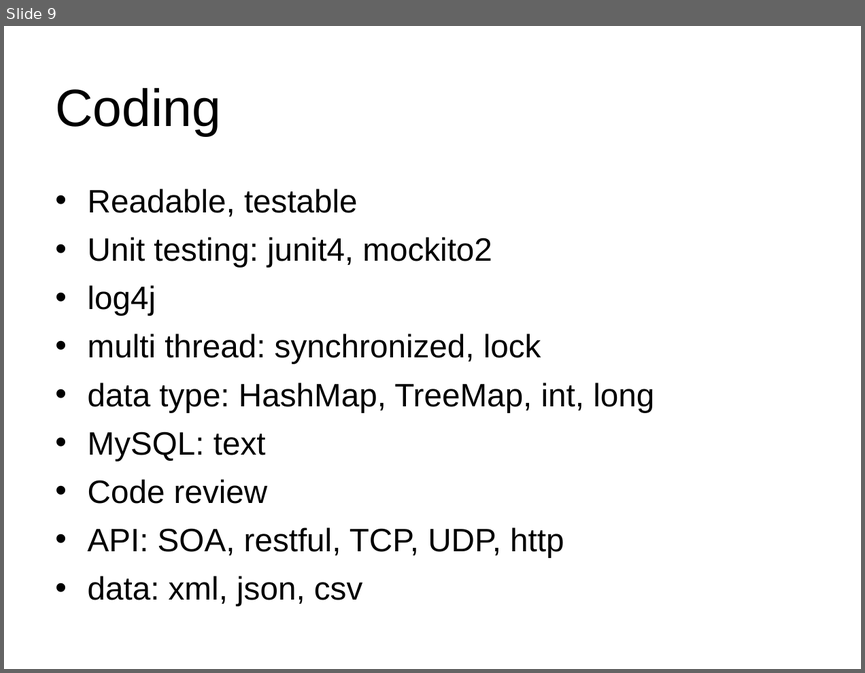
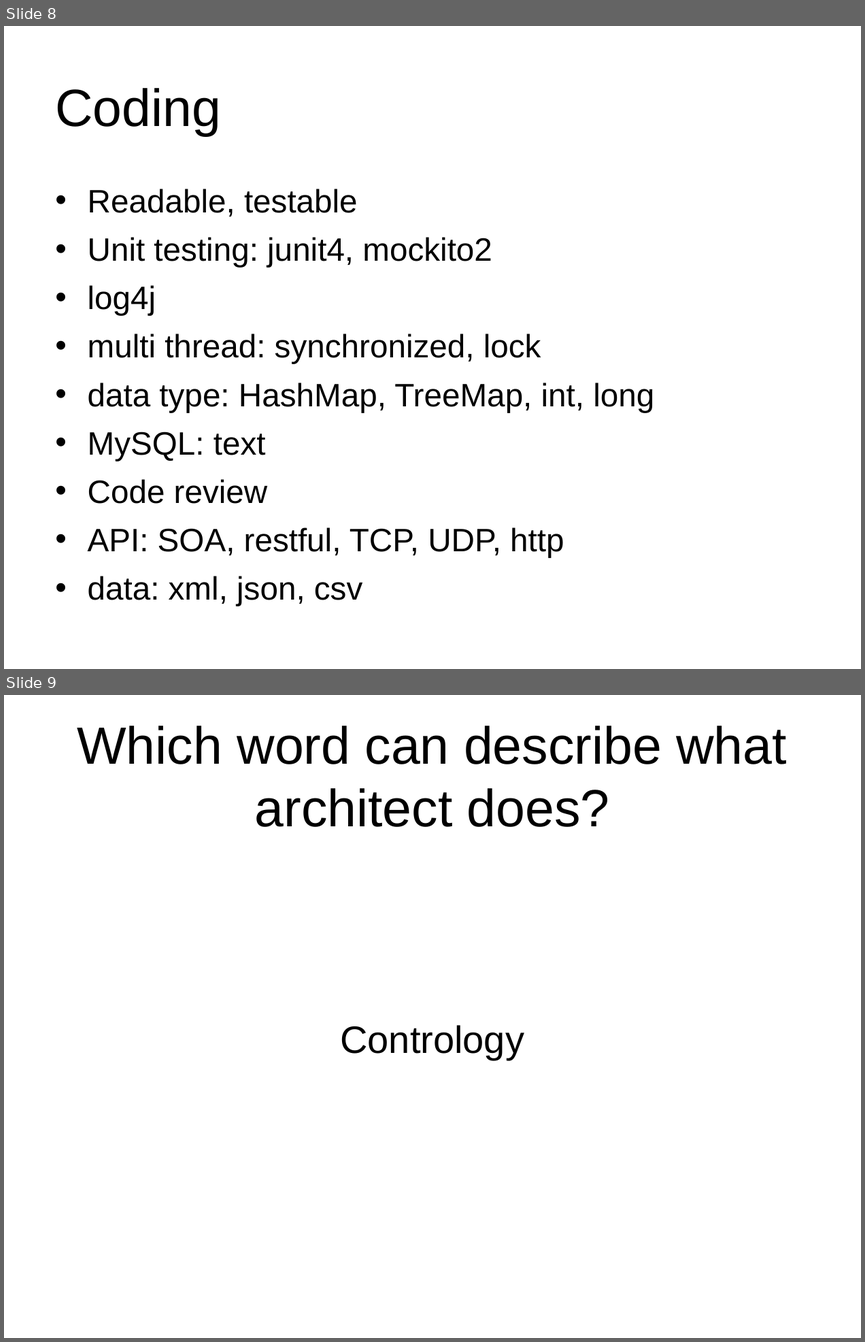
Before and after one commit to Wang-Ray/notes, a slide deck: Architect Pilates.ppt. Shown one above the other, each under a label of ours: slide 9 before the commit, slides 8 and 9 after it. The pictures are 865x673 and 865x1342 pixels, drawn with LibreOffice and Linux fonts; fonts in the diff are those of the drawing; background and template pictures are left out. Boxes give left, top, right and bottom in pixels: in the first picture for what was removed or moved away, otherwise in the second. Text is boxed around its words. In the diff, an @@ line names an element or a change of style, - is before the commit and + after.

```diff
--- a/Architect Pilates.ppt
+++ b/Architect Pilates.ppt
@@ slide 9 added at (4,695,861,1338), background #FFFFFF @@
@@ title added at (77,726,787,827), 44 pt, text #000000 @@
+Which word can describe what architect does?
@@ text added at (340,1025,524,1060), 32 pt, text #000000 @@
+Contrology
@@ what was slide 9 is now slide 8 @@
```
Also in this commit, not shown: 1 slide changed, 1 slide removed, 1 other file.
